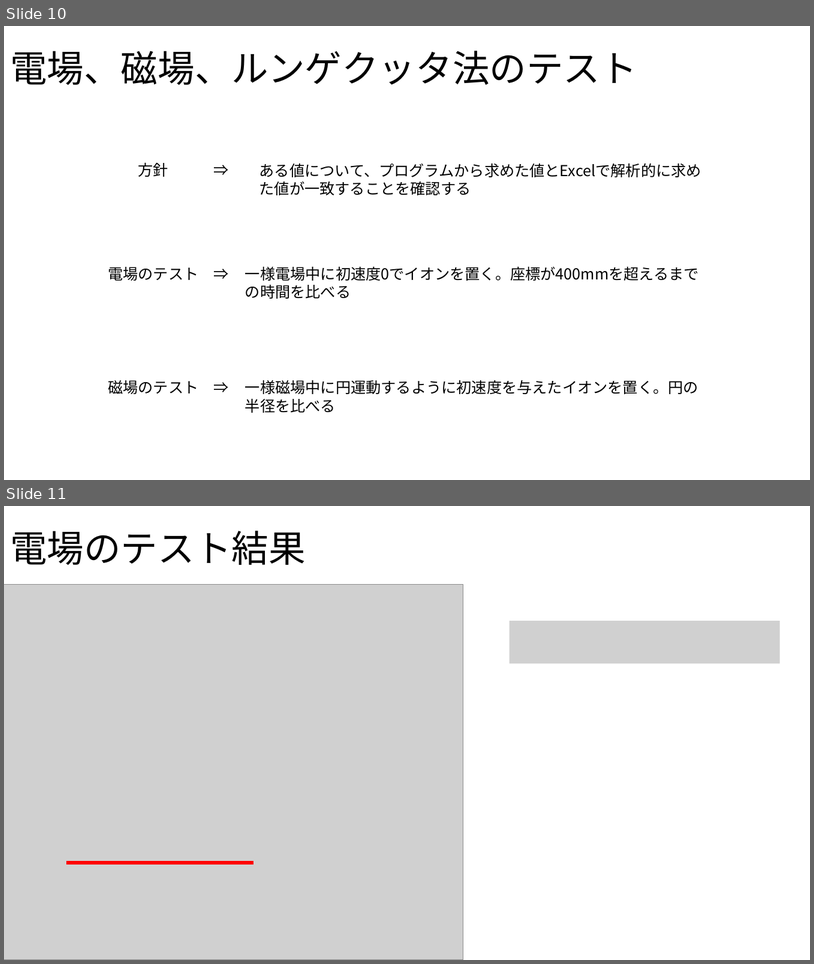
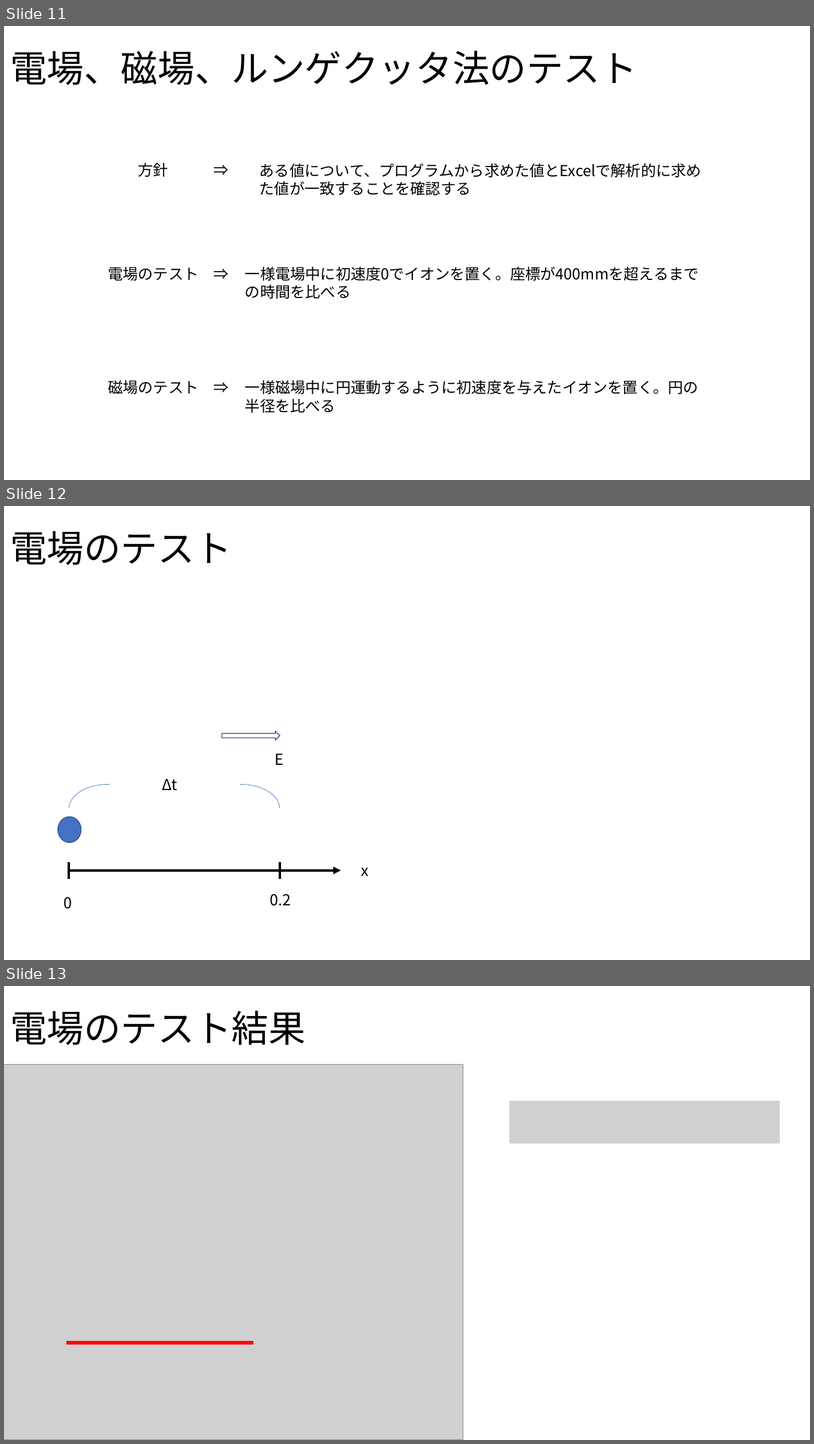
Before and after one commit to Takeuchi-yuya/Ksimulation, a slide deck: docs/中間発表.pptx. Shown one above the other, each under a label of ours: slides 10 and 11 before the commit, slides 11, 12 and 13 after it. The pictures are 814x964 and 814x1444 pixels, drawn with LibreOffice and Linux fonts; fonts in the diff are those of the drawing; grey boxes stand for pictures. Boxes give left, top, right and bottom in pixels: in the first picture for what was removed or moved away, otherwise in the second. Text is boxed around its words. In the diff, an @@ line names an element or a change of style, - is before the commit and + after.

```diff
--- a/docs/中間発表.pptx
+++ b/docs/中間発表.pptx
@@ slide 12 added at (4, 506, 810, 960), background #FFFFFF @@
@@ title added at (10, 531, 232, 565), 44 pt, text #000000 @@
+電場のテスト
@@ right arrow added at (222, 731, 280, 740), outline #325491 1 pt @@
@@ text added at (275, 753, 284, 765), 18 pt, text #000000 @@
+E
@@ arc (boxed as its full ellipse) added at (69, 784, 147, 833), outline #4472C4 0.5 pt @@
@@ text added at (162, 778, 177, 790), 18 pt, text #000000 @@
+Δt
@@ arc (boxed as its full ellipse) added at (201, 784, 280, 833), outline #4472C4 0.5 pt @@
@@ ellipse added at (58, 816, 81, 843), fill #4472C4, outline #325491 1 pt @@
@@ line added from (69, 862) to (69, 879), #000000 3 pt @@
@@ line added from (280, 862) to (280, 879), #000000 3 pt @@
@@ arrow added from (69, 870) to (341, 870), #000000 3 pt @@
@@ text added at (361, 867, 369, 876), 18 pt, text #000000 @@
+x
@@ text added at (64, 897, 72, 909), 18 pt, text #000000 @@
+0
@@ text added at (270, 894, 291, 906), 18 pt, text #000000 @@
+0.2
@@ what was slide 10 is now slide 11 @@
@@ what was slide 11 is now slide 13 @@
```
Also in this commit, not shown: 6 slides changed, 3 other slides added, 3 slides removed, 1 other file.
